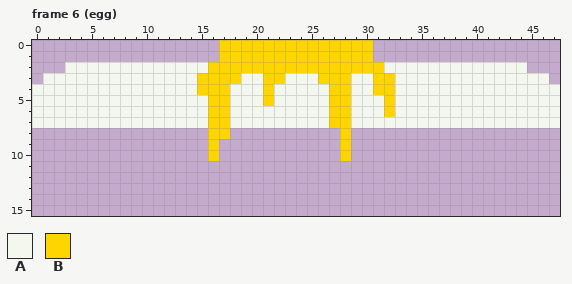
Two versions of one pixel-art file, assets/ingredients.ase. The first picture shows the starting point.
48x16 pixels, 16 frames. Shown: frame 6 (egg).
Palette (. is transparent): A #f4f7ee  B #fed500
The result:
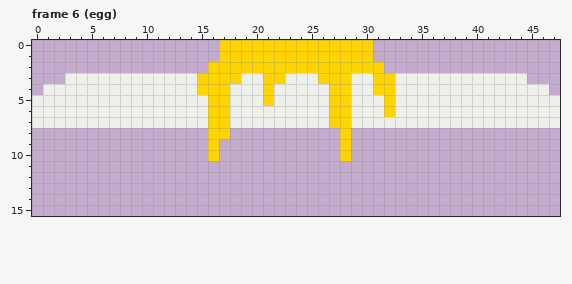
Diff:
Colour A changes from #f4f7ee to #eef0ec.
Frame 6 (egg):
The author cleared colour A in row 2 at x 3 to 15 and 32 to 44; in row 3 at x 1 to 2 and 45 to 46; in row 4 at x 0 and 47.
Changed places in both pictures, as pixel boxes (x1, y1, x2, y2):
changed: (32, 62, 560, 128)
